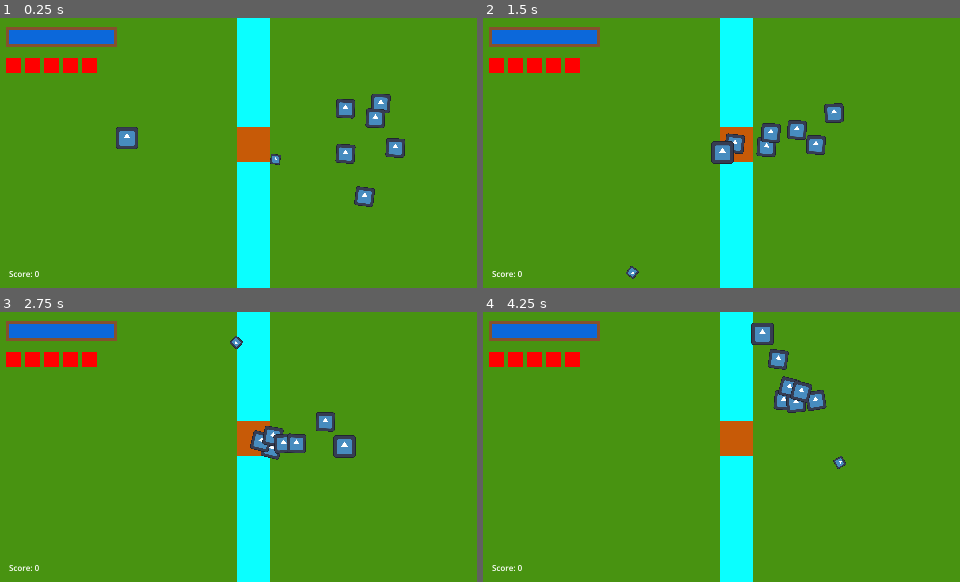
Above: before the commit, frames 1-4 (two rows, left to right).
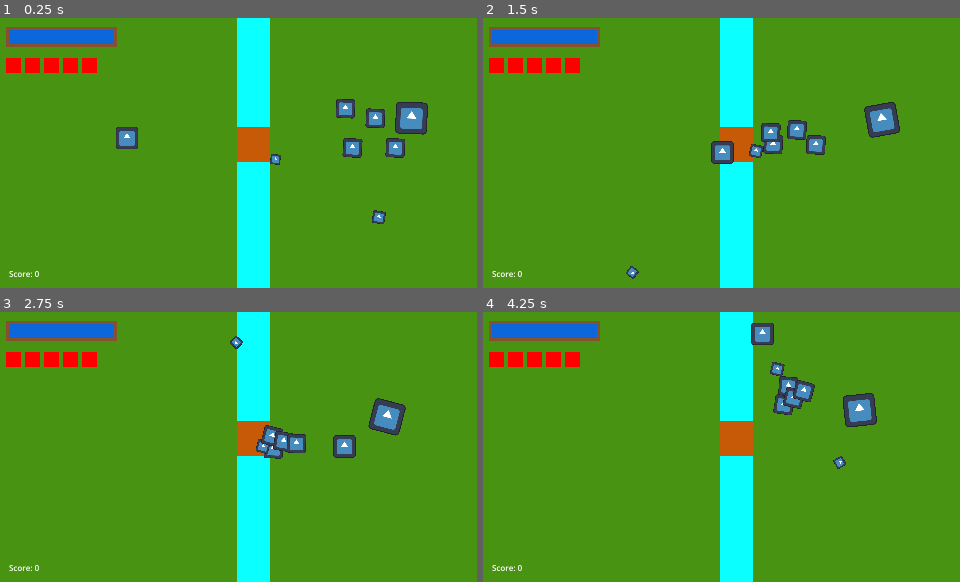
Above: after the commit, the same moments.

Repository: AndrewwAM/Project_KESS
Game: Godot game, scene res://scenes/world/patio.tscn
Two runs of this game, one before a commit and one after it. Both use one fixed random seed, a clock stepped at 60 frames per second and the inputs below. The engine's default icon, where the game draws it, is replaced by a stand-in: a white triangle on a blue panel in a dark square.
Inputs (mouse positions are in pixels of both pictures, inside the frame that each line leads up to):
- Up to frame 1 (0.25 s): no input
- Up to frame 2 (1.5 s): move the mouse to (826, 139) at 0.52 s; hold D (player_move_right) 0.53-1.28 s; hold Right mouse button (shoot_alt) 0.53-1.28 s; move the mouse to (626, 166) at 1.27 s; hold S (player_move_down) from 1.28 s (still down); click (626, 166) at 1.35 s
- Up to frame 3 (2.75 s): move the mouse to (286, 387) at 2.02 s; release S (player_move_down) at 2.03 s; hold D (player_move_right) from 2.03 s (still down); hold Right mouse button (shoot_alt) from 2.03 s (still down)
- Up to frame 4 (4.25 s): move the mouse to (697, 501) at 2.77 s; release D (player_move_right) at 2.78 s; release Right mouse button (shoot_alt) at 2.78 s; hold W (player_move_up) 2.78-3.53 s; click (697, 501) at 2.85 s; move the mouse to (864, 487) at 3.52 s; hold A (player_move_left) from 3.53 s (still down); hold Right mouse button (shoot_alt) from 3.53 s (still down)

The runs differ from the first frame. In frame 1, 1.8% of the frame differs, in the area x 70-90%, y 28-77%; in frame 2, 1.6%; in frame 3, 1.5%; in frame 4, 1.9%, in the area x 59-83%, y 13-43%.

Commit message:
malos variados

Diff:
--- a/entities/enemies/base_enemy.gd
+++ b/entities/enemies/base_enemy.gd
@@ -2,14 +2,18 @@
 
 @export var life: float = 100.0
 @export var speed: float = 50.0
+@export var path_update_interval: float = 0.2
+var path_update_timer: float = 0.0
+
+@export_group("Wobble")
 @export var wobble_angle: float = 15.0
 @export var wobble_speed: float = 0.15
 
+@export_group("Immunities")
 @export var immune_to_cone: bool = false
 @export var immune_to_laser: bool = false
 
-@export var path_update_interval: float = 0.2
-var path_update_timer: float = 0.0
+
 
 @onready var sprite: Sprite2D = $Sprite2D
 @onready var nav_agent: NavigationAgent2D = $NavigationAgent2D
--- /dev/null
+++ b/entities/enemies/speed_enemy.tscn
@@ -0,0 +1,10 @@
+[gd_scene format=3 uid="uid://1f6kkn87hfqv"]
+
+[ext_resource type="PackedScene" uid="uid://dbckofyj8auiy" path="res://entities/enemies/base_enemy.tscn" id="1_xlrrl"]
+
+[node name="SpeedEnemy" unique_id=1803823621 instance=ExtResource("1_xlrrl")]
+scale = Vector2(0.1, 0.1)
+life = 30.0
+speed = 100.0
+wobble_speed = 0.5
+immune_to_laser = true
--- /dev/null
+++ b/entities/enemies/tank_enemy.tscn
@@ -0,0 +1,10 @@
+[gd_scene format=3 uid="uid://fpw4f0fa5yqx"]
+
+[ext_resource type="PackedScene" uid="uid://dbckofyj8auiy" path="res://entities/enemies/base_enemy.tscn" id="1_dsk2p"]
+
+[node name="TankEnemy" unique_id=1803823621 instance=ExtResource("1_dsk2p")]
+scale = Vector2(0.25, 0.25)
+life = 500.0
+speed = 10.0
+wobble_speed = 0.3
+immune_to_cone = true
--- a/scenes/world/patio.tscn
+++ b/scenes/world/patio.tscn
@@ -5,6 +5,8 @@
 [ext_resource type="PackedScene" uid="uid://dyp2utfpvnict" path="res://entities/player/player.tscn" id="1_mcwhn"]
 [ext_resource type="PackedScene" uid="uid://dgr4tmbotpoj" path="res://scenes/ui/hud.tscn" id="3_aq5da"]
 [ext_resource type="PackedScene" uid="uid://dbckofyj8auiy" path="res://entities/enemies/base_enemy.tscn" id="3_whbu4"]
+[ext_resource type="PackedScene" uid="uid://1f6kkn87hfqv" path="res://entities/enemies/speed_enemy.tscn" id="4_cl03m"]
+[ext_resource type="PackedScene" uid="uid://fpw4f0fa5yqx" path="res://entities/enemies/tank_enemy.tscn" id="6_w1q3l"]
 
 [sub_resource type="RectangleShape2D" id="RectangleShape2D_w1q3l"]
 size = Vector2(33, 109)
@@ -80,28 +82,26 @@
 mouse_filter = 2
 color = Color(0.039215688, 1, 1, 1)
 
-[node name="Area2D" type="Area2D" parent="." unique_id=905874008 groups=["Agua"]]
+[node name="RechargeZones" type="Area2D" parent="." unique_id=905874008 groups=["Agua"]]
 collision_mask = 2
 script = ExtResource("1_aq5da")
 
-[node name="CollisionShape2D" type="CollisionShape2D" parent="Area2D" unique_id=1306109417]
+[node name="CollisionShape2D" type="CollisionShape2D" parent="RechargeZones" unique_id=1306109417]
 position = Vector2(256.5, 54.5)
 shape = SubResource("RectangleShape2D_w1q3l")
 
-[node name="CollisionShape2D2" type="CollisionShape2D" parent="Area2D" unique_id=863552801]
+[node name="CollisionShape2D2" type="CollisionShape2D" parent="RechargeZones" unique_id=863552801]
 position = Vector2(256.5, 207)
 shape = SubResource("RectangleShape2D_cl03m")
 
 [node name="BaseEnemy" parent="." unique_id=1803823621 instance=ExtResource("3_whbu4")]
-position = Vector2(351, 136)
+position = Vector2(358, 130)
 
-[node name="BaseEnemy2" parent="." unique_id=537823383 instance=ExtResource("3_whbu4")]
-position = Vector2(372, 181)
-speed = 100.0
+[node name="SpeedEnemy" parent="." unique_id=982902031 instance=ExtResource("4_cl03m")]
+position = Vector2(386, 202)
 
-[node name="BaseEnemy3" parent="." unique_id=1123174946 instance=ExtResource("3_whbu4")]
-position = Vector2(385, 85)
-speed = 25.0
+[node name="TankEnemy" parent="." unique_id=457871494 instance=ExtResource("6_w1q3l")]
+position = Vector2(415, 100)
 
 [node name="Player" parent="." unique_id=1288290645 instance=ExtResource("1_mcwhn")]
 position = Vector2(130, 120)
@@ -109,6 +109,7 @@
 [node name="Hud" parent="." unique_id=360316666 instance=ExtResource("3_aq5da")]
 
 [node name="NavigationRegion2D" type="NavigationRegion2D" parent="." unique_id=935810259]
+visible = false
 navigation_polygon = SubResource("NavigationPolygon_gd8l3")
 
 [node name="Agua" type="StaticBody2D" parent="NavigationRegion2D" unique_id=1441662832]
